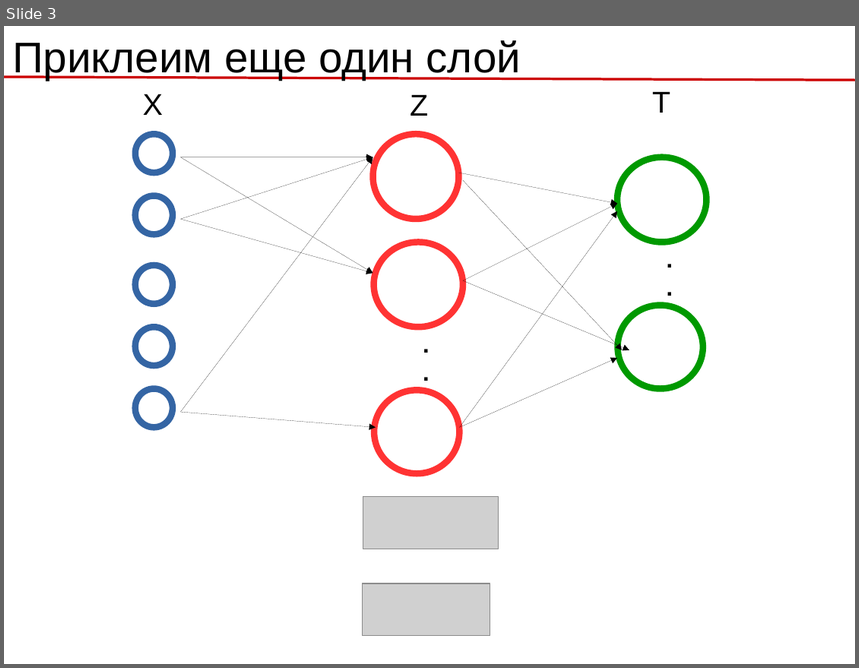
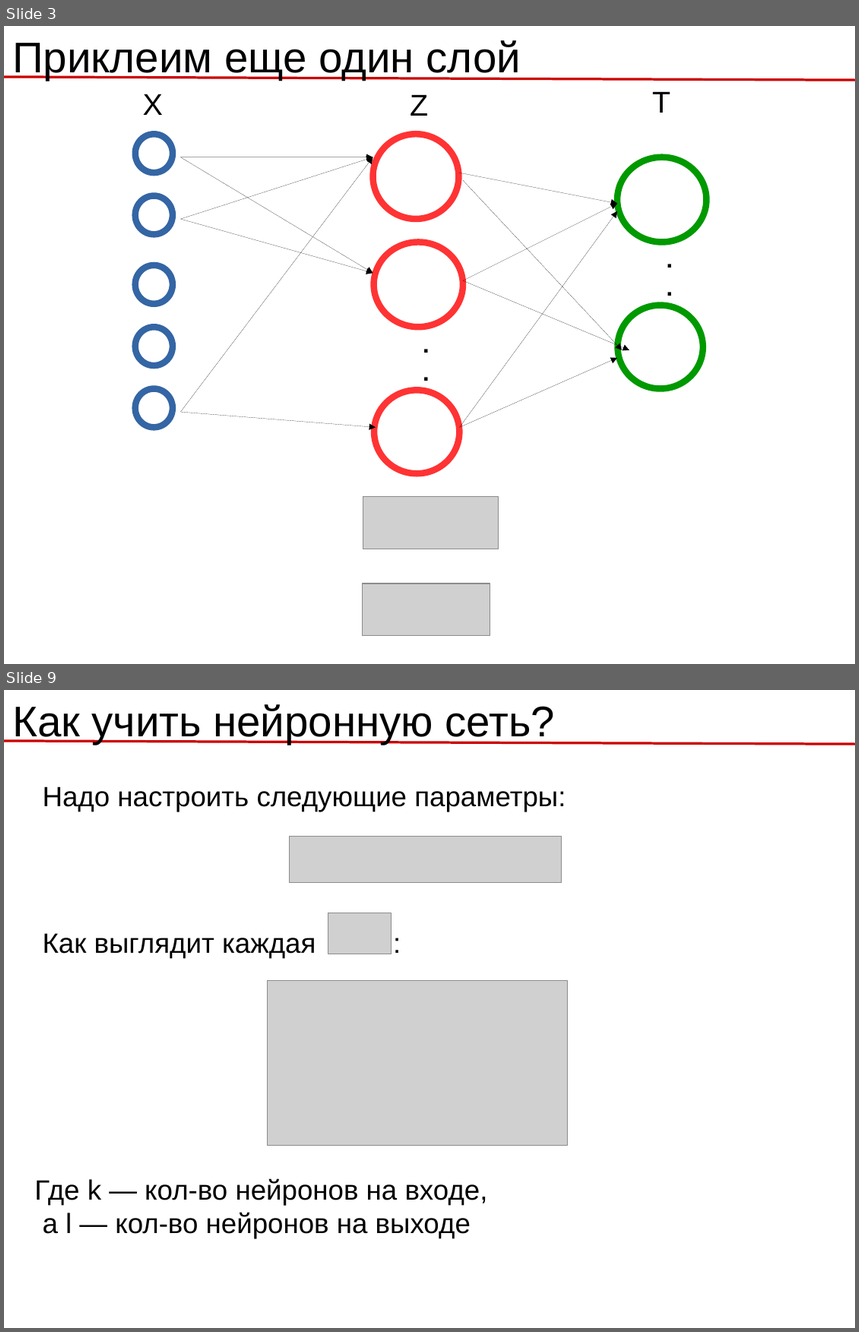
Before and after one commit to rykachevskiy/239, a slide deck: 6.Intro_to_NN/NN.odp. Shown one above the other, each under a label of ours: slide 3 before the commit, slides 3 and 9 after it; the slides between them are not shown. The pictures are 859x668 and 859x1332 pixels, drawn with LibreOffice and Linux fonts; fonts in the diff are those of the drawing; grey boxes stand for pictures. Boxes give left, top, right and bottom in pixels: in the first picture for what was removed or moved away, otherwise in the second. Text is boxed around its words. In the diff, an @@ line names an element or a change of style, - is before the commit and + after.

```diff
--- a/6.Intro_to_NN/NN.odp
+++ b/6.Intro_to_NN/NN.odp
@@ slide 9 added at [4, 690, 855, 1328], background #FFFFFF @@
@@ text added at [12, 704, 555, 744], 40 pt, text #000000 @@
+Как учить нейронную сеть?
@@ line added from (4, 741) to (855, 744), #CC0000 2.3 pt @@
@@ text added at [43, 787, 566, 812], 26 pt, text #000000 @@
+Надо настроить следующие параметры:
@@ picture added at [290, 836, 562, 883] @@
@@ picture added at [329, 913, 392, 954] @@
@@ text added at [43, 933, 316, 958], 26 pt, text #000000 @@
+Как выглядит каждая :
@@ picture added at [268, 980, 568, 1146] @@
@@ text added at [34, 1179, 488, 1239], 26 pt, text #000000 @@
+Где k — кол-во нейронов на входе, а l — кол-во нейронов на выходе
```
Also in this commit, not shown: 1 slide changed, 11 other slides added, 1 slide removed, 9 other files.
